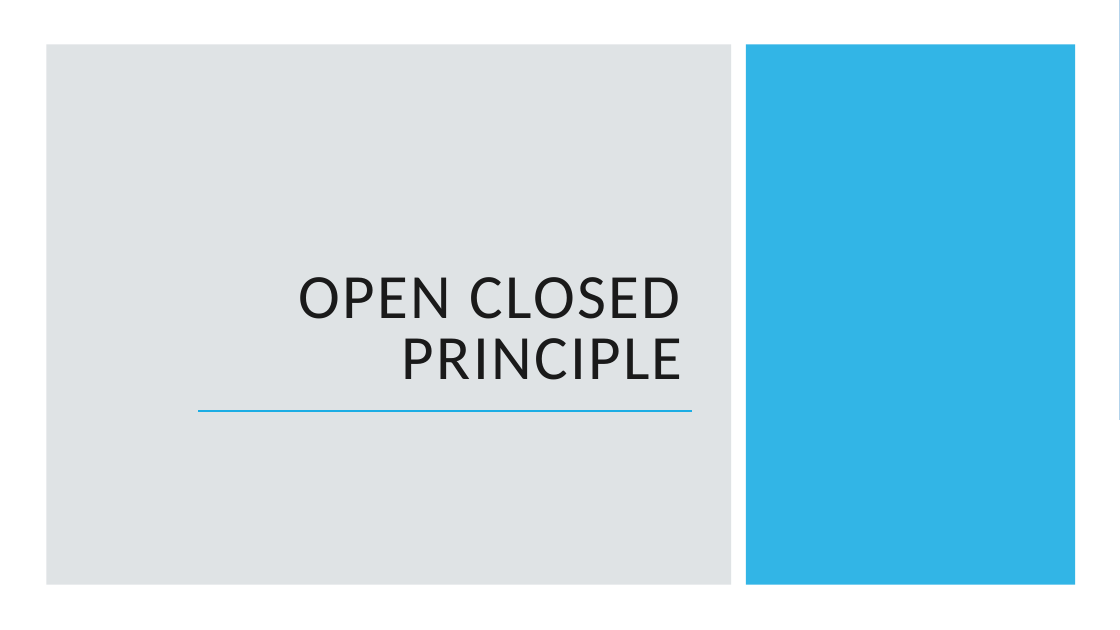
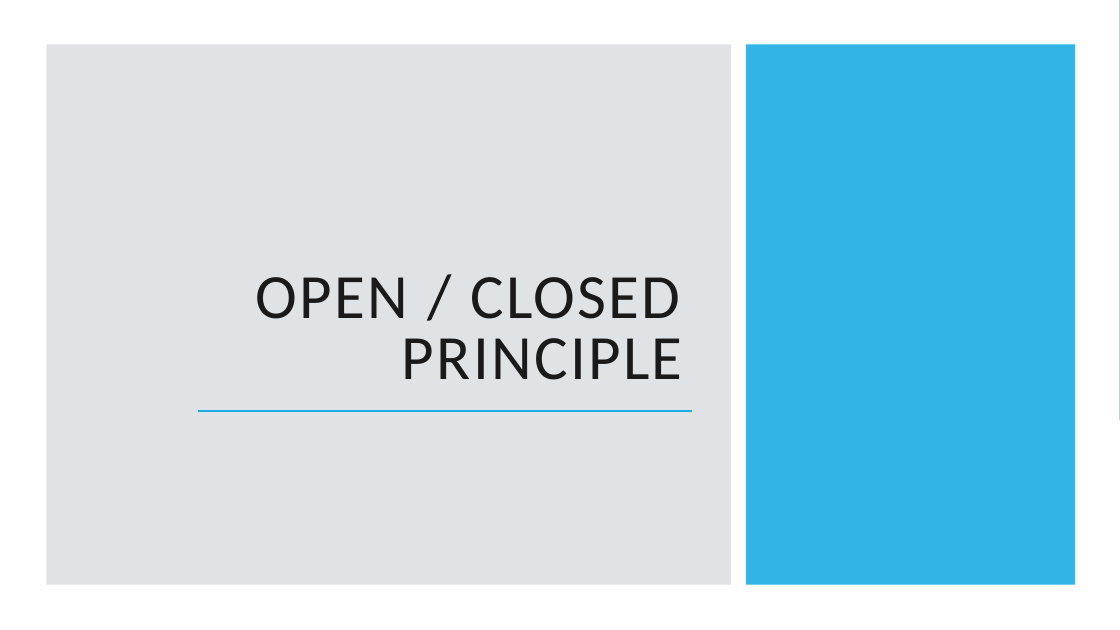
Before and after one commit to nadiacomanici/SolidPrinciples, a slide deck: slide 38 of SOLID Principles.pptx. Drawn at 1120x630 pixels with LibreOffice and Linux fonts; fonts in the diff are those of the drawing. Boxes give left, top, right and bottom in pixels: in the first picture for what was removed or moved away, otherwise in the second. Text is boxed around its words. In the diff, an @@ line names an element or a change of style, - is before the commit and + after.

```diff
--- a/SOLID Principles.pptx
+++ b/SOLID Principles.pptx
@@ title at (255, 277, 683, 380): text changed @@
-OPEN CLOSED PRINCIPLE
+OPEN / CLOSED PRINCIPLE
```
Also in this commit, not shown: 1 other slide changed, 7 slides added, 16 other files.
